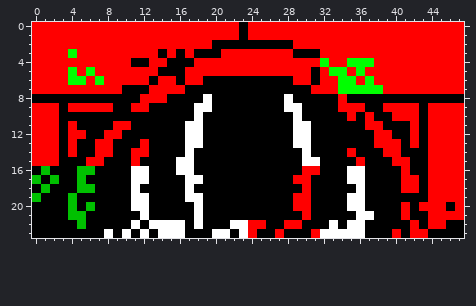
Pixel-art sprite -- Source/Gif/Kanal1.gif. The picture above was drawn from the file before the commit.
The file is 48x24 pixels.
The result:
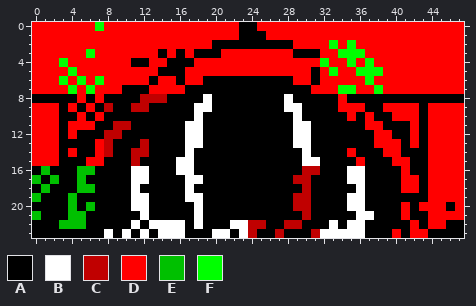
Palette (. is transparent): A #000000  B #ffffff  C #c00000  D #ff0000  E #00c000  F #00ff00
Edits made:
y 0: x 7 D -> F; x 24 D -> A
y 1: x 24..25 DD -> AA
y 2: x 33 D -> F; x 35 D -> F
y 3: x 4 F -> D; x 6 D -> F; x 34..36 DDD -> FFF
y 4: x 3 D -> F; x 36 F -> D
y 5: x 6 F -> D; x 34 F -> D; x 37..38 DD -> FF
y 6: x 3..4 DF -> FD; x 34..35 FF -> DD
y 7: x 4 D -> F; x 6 D -> F; x 36..37 FF -> DD
y 8: x 5 A -> D; x 7 A -> D; x 12..14 DDD -> CCC
y 9: x 5 D -> A; x 7..8 DD -> AC; x 11..12 DD -> CC
y 10: x 5 A -> D; x 7 A -> D
y 11: x 5..6 AA -> DD; x 9..10 DD -> CC
y 12: x 5 D -> A; x 8..9 DD -> CC
y 13: x 4 D -> A; x 8 D -> C; x 12 D -> C
y 14: x 8 D -> C; x 11..12 DD -> CC
y 15: x 11 D -> C
y 16: x 30..31 DD -> CC
y 17: x 29..30 DD -> CC
y 18: x 30 D -> C
y 19..20: x 29..30 DD -> CC
y 21: x 0 A -> E; x 30 D -> C
y 22: x 3..4 AA -> EE; x 24..25 DD -> CC; x 28..29 DD -> CC
y 23: x 24 D -> C; x 27 D -> C; x 31 D -> C
Boxes around the changes in both pictures, in picture pixels (x1, y1, x2, y2):
changed: (59, 22, 167, 166)
changed: (248, 22, 266, 40)
changed: (329, 40, 383, 94)
changed: (248, 166, 320, 238)
changed: (32, 211, 77, 229)
